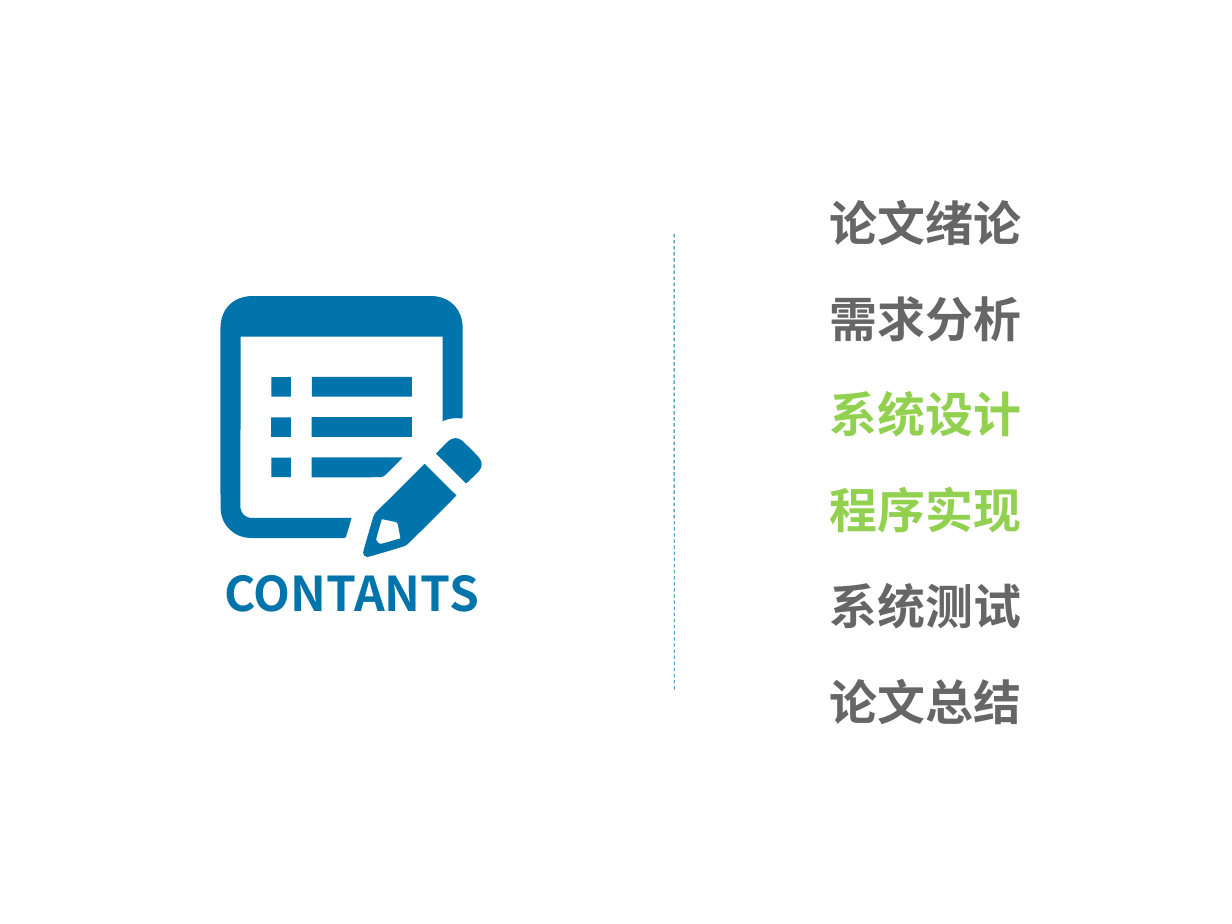
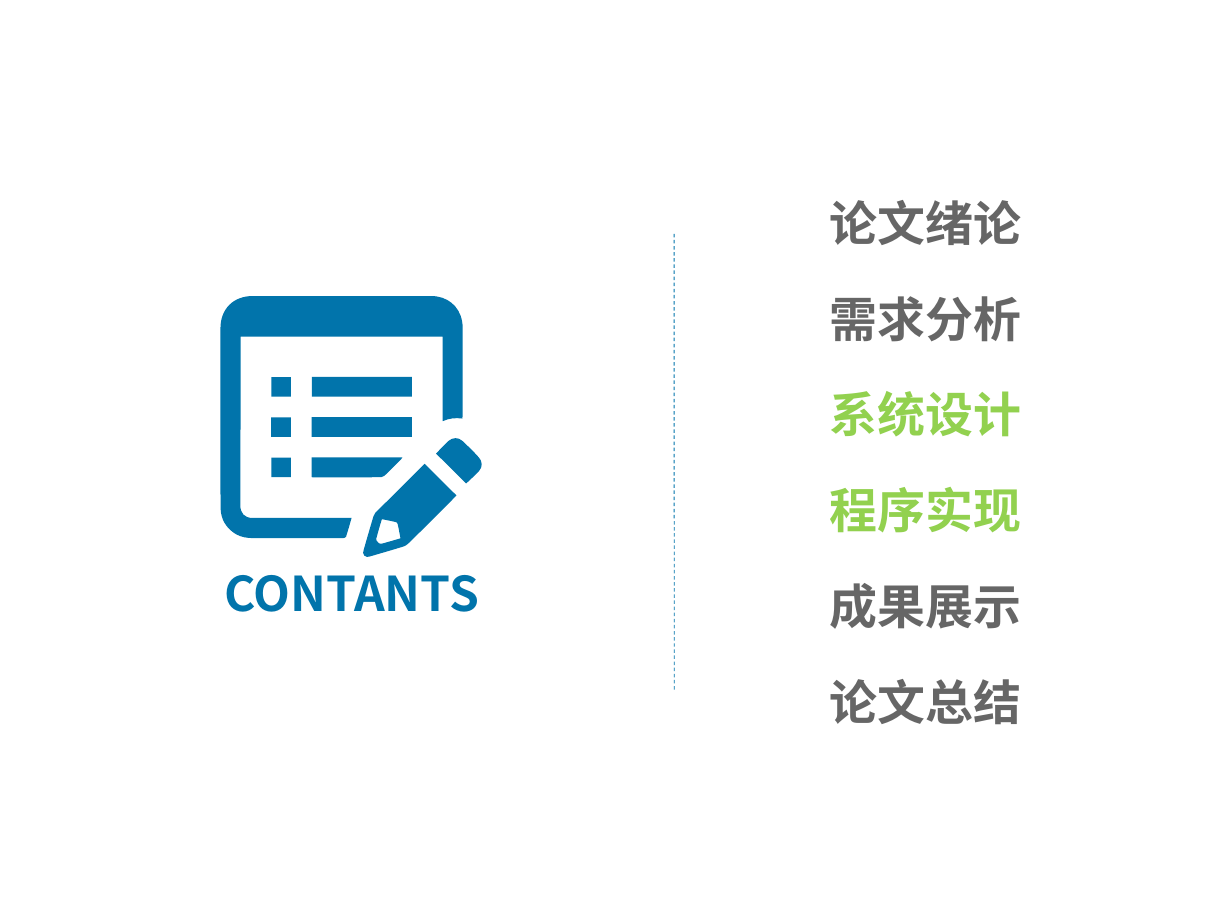
Before and after one commit to tianlanse93/MyGraduationDesign, a slide deck: slide 2 of 毕业论文/ppt4328.ppt. Drawn at 1232x924 pixels with LibreOffice and Linux fonts; fonts in the diff are those of the drawing; background and template pictures are left out. Boxes give left, top, right and bottom in pixels: in the first picture for what was removed or moved away, otherwise in the second. Text is boxed around its words. In the diff, an @@ line names an element or a change of style, - is before the commit and + after.

```diff
--- a/毕业论文/ppt4328.ppt
+++ b/毕业论文/ppt4328.ppt
@@ text at [830, 583, 1021, 629]: text changed @@
-系统测试
+成果展示
```
Also in this commit, not shown: 8 other slides changed, 9 slides added, 4 slides removed.
